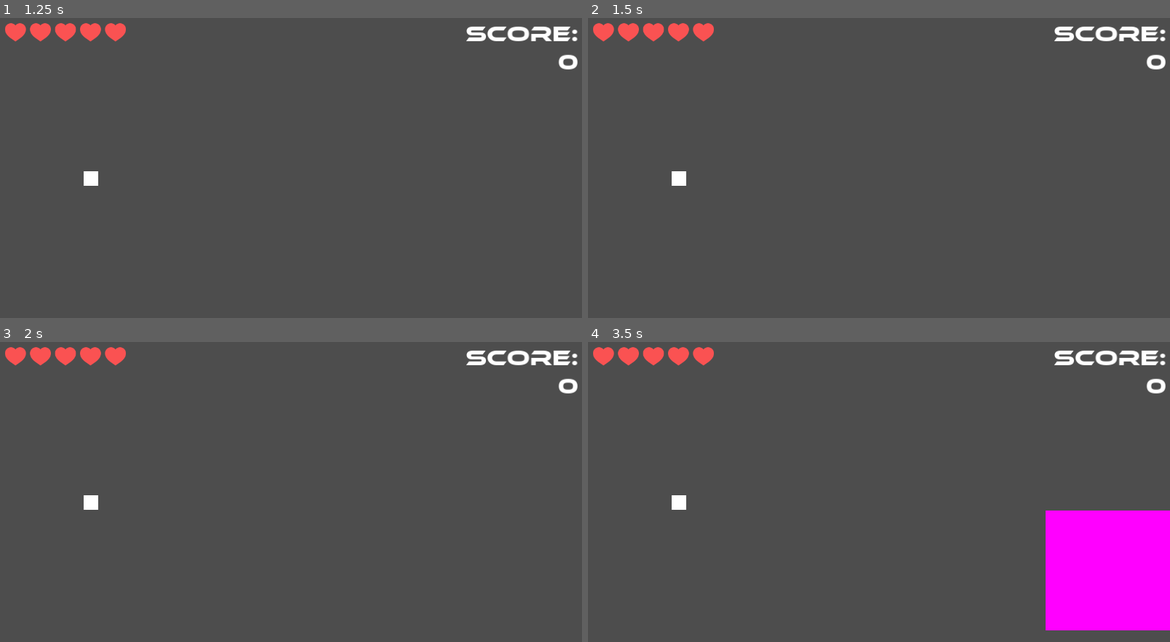
Above: before the commit, frames 1-4 (two rows, left to right).
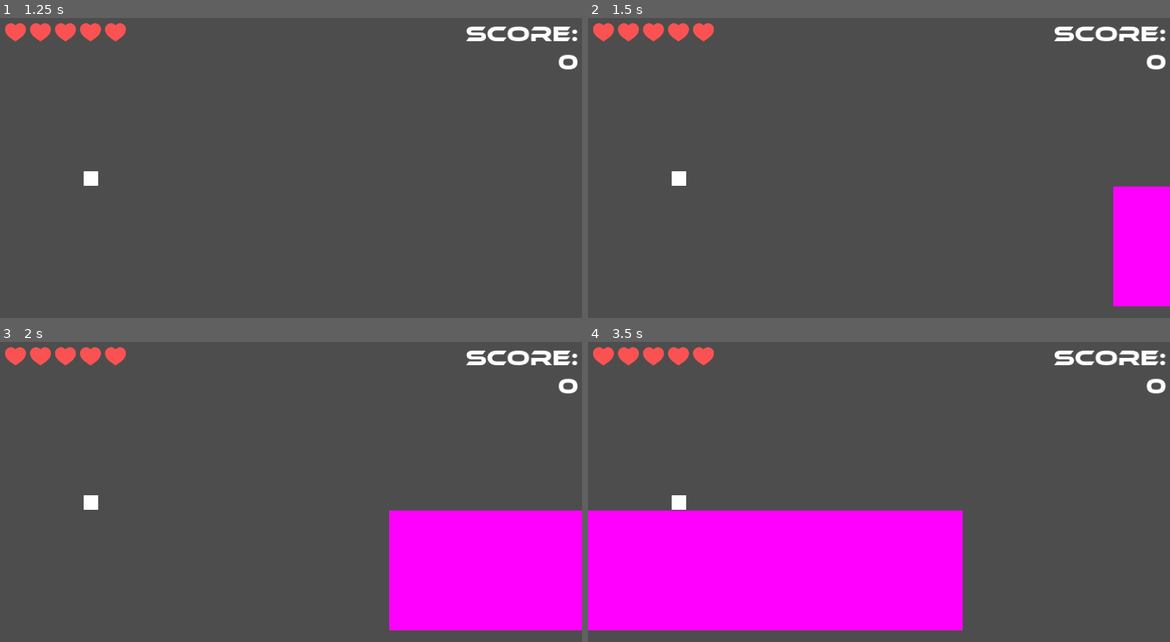
Above: after the commit, the same moments.

Repository: mauro-vb/mobile-game-project
Game: Godot game, scene res://scenes/main.tscn
Same seed, same stepped clock (60 frames per second), same inputs: the game is played once before the commit and once after it.
Inputs (mouse positions are in pixels of both pictures, inside the frame that each line leads up to):
- Up to frame 1 (1.25 s): tap Enter at 0.5 s; move the mouse to (419, 162) at 0.52 s; hold Up (up) from 0.53 s (still down)
- Up to frame 2 (1.5 s): tap Space at 1.25 s; move the mouse to (762, 195) at 1.27 s; release Up (up) at 1.28 s; hold Down (down) from 1.28 s (still down)
- Up to frame 3 (2 s): keep holding Down (down)
- Up to frame 4 (3.5 s): move the mouse to (937, 432) at 2.02 s; release Down (down) at 2.03 s; hold Up (up) from 2.03 s (still down); move the mouse to (849, 567) at 2.77 s

Frame 1 is identical in both runs. In frame 2, 3.9% of the frame differs, in the area x 90-100%, y 56-97%; in frame 3, 13%; in frame 4, 34%, in the area x 0-100%, y 56-97%.

Commit message:
minor fixes

Diff:
--- a/project.godot
+++ b/project.godot
@@ -27,7 +27,6 @@
 window/size/window_width_override=2560
 window/size/window_height_override=1440
 window/stretch/mode="canvas_items"
-mouse_cursor/custom_image="res://assets/hand_cursor_fordemo.png"
 
 [dotnet]
 
--- a/scenes/obstacles/basic_platform.tscn
+++ b/scenes/obstacles/basic_platform.tscn
@@ -18,7 +18,6 @@
 
 [node name="BasicPlatform" type="Node2D" node_paths=PackedStringArray("bounce_area", "hurt_area")]
 script = ExtResource("1_rdnqi")
-base_speed = 8
 bounce_area = NodePath("BounceArea")
 hurt_area = NodePath("HurtArea")
 
--- a/scenes/obstacles/big_healthy_platform.tscn
+++ b/scenes/obstacles/big_healthy_platform.tscn
@@ -21,7 +21,6 @@
 
 [node name="BigHealthyPlatform" type="Node2D" node_paths=PackedStringArray("bounce_area", "hurt_area")]
 script = ExtResource("1_le0ef")
-base_speed = 5
 bounce_area = NodePath("BounceArea")
 hurt_area = NodePath("HurtArea")
 spring_force = 150
--- a/scenes/ui/hud.tscn
+++ b/scenes/ui/hud.tscn
@@ -1,9 +1,9 @@
 [gd_scene load_steps=5 format=3 uid="uid://b1fn3eh2q2f4t"]
 
-[ext_resource type="FontFile" uid="uid://s6bqa01kltrc" path="res://assets/fonts/ethnocentric rg.otf" id="1_6hppt"]
+[ext_resource type="FontFile" uid="uid://s6bqa01kltrc" path="res://assets/ethnocentric rg.otf" id="1_6hppt"]
 [ext_resource type="Script" path="res://scripts/ui/score.gd" id="2_kmpmg"]
 [ext_resource type="Script" path="res://scripts/ui/health.gd" id="3_85hfi"]
-[ext_resource type="Texture2D" uid="uid://r8366ylh8s2h" path="res://assets/icons/heart-full.png" id="4_5bpwf"]
+[ext_resource type="Texture2D" uid="uid://ba0b5omijrp0e" path="res://assets/icons/heart-full.png" id="4_5bpwf"]
 
 [node name="Hud" type="Control"]
 layout_mode = 3
--- a/scripts/big_healthy_platform.gd
+++ b/scripts/big_healthy_platform.gd
@@ -1,6 +1,5 @@
 extends SpikedPlatform
 
 func _process(_delta):
-
 	if position.x < -1000:
 		queue_free()
--- a/scripts/game_parameters.gd
+++ b/scripts/game_parameters.gd
@@ -1,10 +1,12 @@
 # AutoLoaded file containing game parameters
 extends Node2D
 
-const WINDOW_HEIGHT = 720
+const WINDOW_HEIGHT = 720.0
 
-const WINDOW_WIDTH = 1280
+const WINDOW_WIDTH = 1280.0
 
 const PLAYER_SIZE = 30
 
+var orientation = "landscape"
+
 var CONTROLS_TYPE = "buttons"
--- a/scripts/obstacle_gen.gd
+++ b/scripts/obstacle_gen.gd
@@ -21,7 +21,7 @@
 	pass
 
 
-func spawn_obstacle(obstacle_name, x_displacement=0):
+func spawn_obstacle(obstacle_name, x_displacement=0.0):
 	var obstacle = obstacle_dict[obstacle_name].instantiate()
 	if obstacle_name == "big_healthy":
 		var min_space = 135 + GameParameters.PLAYER_SIZE  * 1.75
@@ -40,7 +40,6 @@
 	add_child(consumable)
 
 func _on_timer_timeout():
-	var mid = GameParameters.WINDOW_HEIGHT / 2
 	var rand = randf()
 	if rand >= .75:
 		spawn_obstacle("big_healthy")
@@ -49,8 +48,8 @@
 	elif rand >= .25:
 		spawn_obstacle("big")
 	else:
-		spawn_obstacle("chasing", randi_range(30, GameParameters.WINDOW_HEIGHT-30))
-	$Timer.wait_time = 2+randf()
+		spawn_obstacle("chasing", randf_range(30, GameParameters.WINDOW_HEIGHT-30))
+	$Timer.wait_time = 2.0+randf()
 
 func pause(t):
 	$Timer.stop()
@@ -58,10 +57,10 @@
 	$Timer.start()
 
 func spawn_tunnel():
-	var separation = randi_range(GameParameters.PLAYER_SIZE + 150, 250)
-	var y_first = randi_range(30, GameParameters.WINDOW_HEIGHT-30)
+	var separation = randf_range(GameParameters.PLAYER_SIZE + 150, 250)
+	var y_first = randf_range(30, GameParameters.WINDOW_HEIGHT-30)
 	var y_second = y_first + separation if y_first < GameParameters.WINDOW_HEIGHT / 2 else y_first - separation
-	var x_delay = randi_range(50, 150) if randf() > .2 else 0
+	var x_delay = randf_range(50, 150) if randf() > .2 else 0.0
 	var obstacle1 = obstacle_dict["basic"].instantiate()
 	var obstacle2 = obstacle_dict["basic"].instantiate()
 	obstacle1.position = Vector2(SPAWN_LINE_X+x_delay,y_first)
--- a/scripts/player.gd
+++ b/scripts/player.gd
@@ -19,7 +19,6 @@
 @export var health : HealthComponent
 
 func _ready():
-	print(buttons)
 	position.y = 360
 
 	add_to_group("player")
--- a/scripts/spiked_platform.gd
+++ b/scripts/spiked_platform.gd
@@ -1,7 +1,7 @@
 extends Node2D
 class_name SpikedPlatform
 
-@export var base_speed := 10
+@export var base_speed := 10.0
 @export var bounce_area : Area2D
 @export var hurt_area : Area2D
 @export var destroy_points := 50
--- a/scripts/ui/score.gd
+++ b/scripts/ui/score.gd
@@ -2,10 +2,12 @@
 
 var score = 0
 
-func _process(delta):
+func _process(_delta):
 	for platform in get_tree().get_nodes_in_group("platforms"):
-		platform.destroyed.connect(_increase_score)
-		platform.missed.connect(_decrease_score)
+		if not platform.destroyed.is_connected(_increase_score):
+			platform.destroyed.connect(_increase_score)
+		if not platform.missed.is_connected(_decrease_score):
+			platform.missed.connect(_decrease_score)
 
 func _increase_score(points):
 	score += points
--- a/scripts/ui/slider.gd
+++ b/scripts/ui/slider.gd
@@ -7,9 +7,9 @@
 var y_val: float
 
 @export var max_length = 150
-@export var deadzone = 0.1
+@export var threshold = 0.1
 
-func _process(delta):
+func _process(_delta):
 	# Adjust transparency based on pressing state
 	if knob.pressing:
 		self.modulate.a = 0.4
@@ -19,10 +19,6 @@
 func normalize_player_y(player_y: float) -> float:
 	return (player_y - (GameParameters.WINDOW_HEIGHT / 2)) / (GameParameters.WINDOW_HEIGHT / 2)
 
-func apply_deadzone(value: float, deadzone: float) -> float:
-	if abs(value) < deadzone:
-		return 0
-	return value
 
 func smooth_control(player_y: float, direction: int) -> bool:
 	var normalized_player_y = normalize_player_y(player_y)
@@ -30,11 +26,11 @@
 	var max_down = y_val >= .95
 	if direction > 0:
 		# For smooth_control_up
-		return max_up or (y_val - deadzone < normalized_player_y and not max_down)
+		return max_up or (y_val - threshold < normalized_player_y and not max_down)
 	else:
 		# For smooth_control_down
 		return max_down or (
-			y_val + deadzone > normalized_player_y and not max_up)
+			y_val + threshold > normalized_player_y and not max_up)
 
 func smooth_control_up(player_y: float) -> bool:
 	return smooth_control(player_y, 1)
--- a/scripts/ui/tap_areas.gd
+++ b/scripts/ui/tap_areas.gd
@@ -13,9 +13,6 @@
 	down_button.button_down.connect(_on_down_button_down)
 	down_button.button_up.connect(_on_down_button_up)
 
-func _process(delta):
-	print(up_pressing)
-
 func _on_up_button_down() -> void:
 	up_pressing = true
 
Binary file removed: assets/hand_cursor_fordemo.png
Not shown, removed: assets/hand_cursor_fordemo.png.import
Not shown, changed: .DS_Store
Not shown, added: assets/.DS_Store
